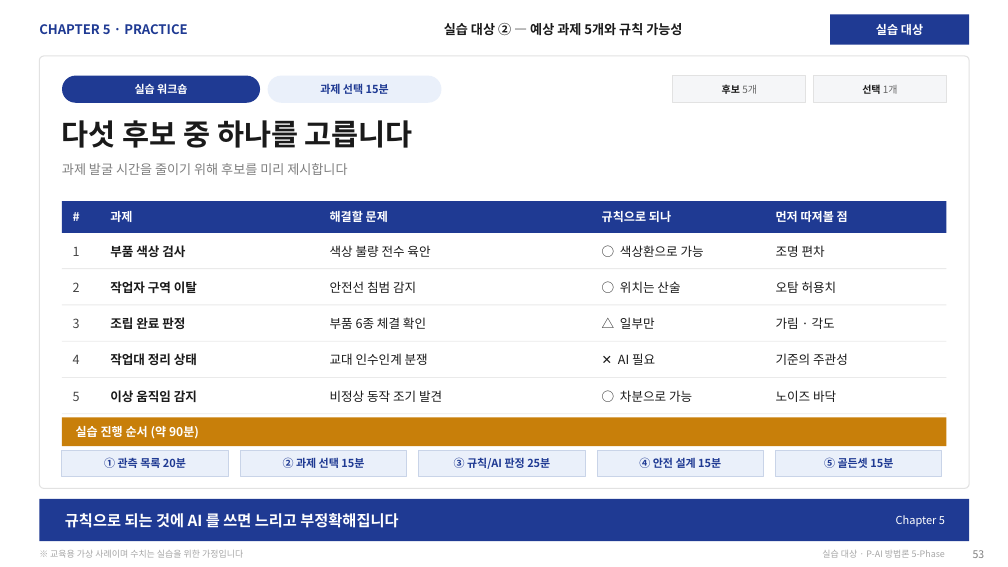
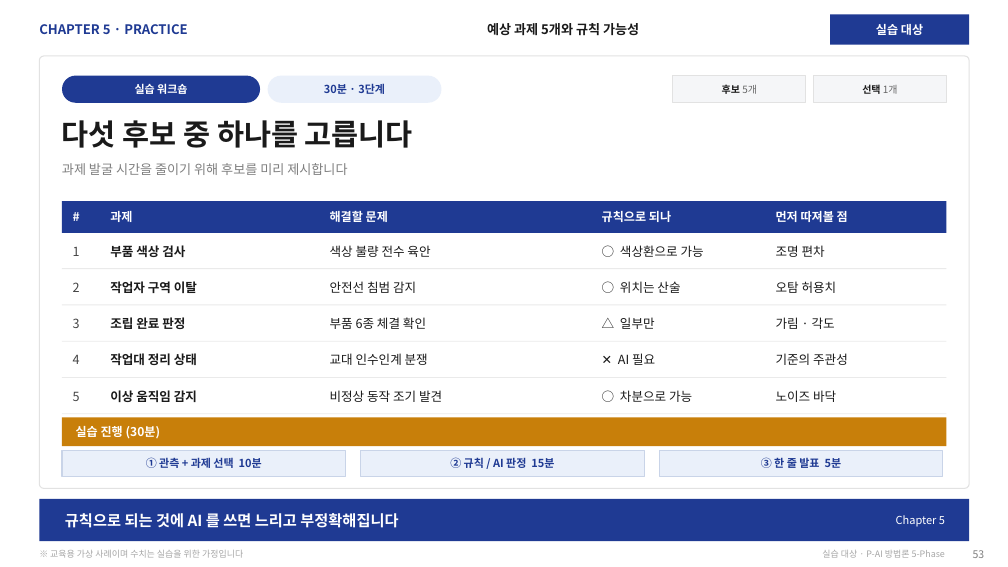
Before and after one commit to MacTechIN/P_AI_first_Led_blinking_by_AI, a slide deck: slide 53 of docs/lecture/deck/pai-deck.pptx. Drawn at 1008x567 pixels with LibreOffice and Linux fonts; fonts in the diff are those of the drawing. Boxes give left, top, right and bottom in pixels: in the first picture for what was removed or moved away, otherwise in the second. Text is boxed around its words. In the diff, an @@ line names an element or a change of style, - is before the commit and + after.

```diff
--- a/docs/lecture/deck/pai-deck.pptx
+++ b/docs/lecture/deck/pai-deck.pptx
@@ text at (487, 23, 639, 36): text changed @@
-실습 대상 ② — 예상 과제 5개와 규칙 가능성
+예상 과제 5개와 규칙 가능성
@@ text at (324, 83, 385, 94): text changed @@
-과제 선택 15분
+30분 · 3단계
@@ text at (76, 426, 161, 439): text changed @@
-실습 진행 순서 (약 90분)
+실습 진행 (30분)
@@ rectangle: place and size @@
-rectangle at (62, 451, 228, 476)
+rectangle at (62, 451, 346, 476)
@@ text at (146, 457, 262, 468): text changed @@
-① 관측 목록 20분
+① 관측 + 과제 선택 10분
@@ text removed at (283, 457, 364, 468) @@
-② 과제 선택 15분
@@ rectangle: place and size @@
-rectangle at (240, 451, 407, 476)
+rectangle at (361, 451, 644, 476)
@@ text at (450, 457, 554, 468): text changed @@
-③ 규칙/AI 판정 25분
+② 규칙 / AI 판정 15분
@@ rectangle removed at (597, 451, 764, 476) @@
@@ text removed at (639, 457, 721, 468) @@
-④ 안전 설계 15분
@@ rectangle: place and size @@
-rectangle at (419, 451, 585, 476)
+rectangle at (659, 451, 943, 476)
@@ text added at (761, 457, 842, 468), 10.5 pt, text #1F3A93, bold @@
+③ 한 줄 발표 5분
@@ rectangle removed at (776, 451, 942, 476) @@
@@ text removed at (824, 457, 893, 468) @@
-⑤ 골든셋 15분
```
Also in this commit, not shown: 8 other slides changed, 2 slides removed, 5 other files.
